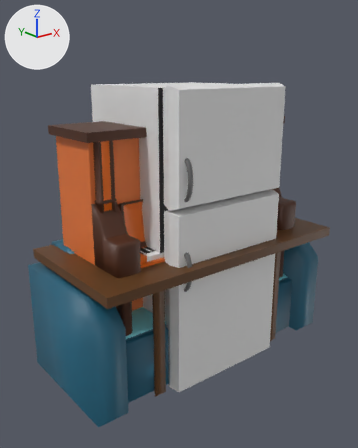
Two versions of the FBX model Assets/Meshes/Cenario/modelos.fbx, one commit apart.
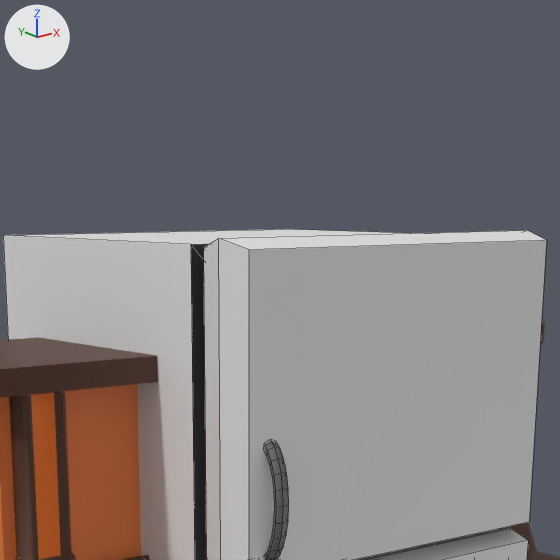
Old and new are each drawn whole from a 50 mm lens placed at (-2.87, -3.41, 2.68), pointed at (-0.11, 0.05, 1.3) and again close up on the part from 25% to 81% of the width and 0% to 45% of the height. Every picture has the same lights, and +X, +Y and +Z are marked at upper left. The close-ups show mesh edges as thin lines. Where no turn or scale is listed for an object, it has been applied to the vertices.

Before the edit, the objects in view are built like this:
```python
me_cube_012 = bpy.data.meshes.new('Cube.012')
me_cube_012.from_pydata(...)  # 1477 vertices, 1362 faces; spans x -1.11..1.11, y -0.4..0.54, z 0.01..2.23
me_cube_012.materials.append(mat_textura)  # picture img_textura_png
me_cube_013 = bpy.data.meshes.new('Cube.013')
me_cube_013.from_pydata(...)  # 208 vertices, 194 faces; spans x -0.58..0.64, y -0.58..0.73, z -0.02..2.56
me_cube_013.materials.append(mat_textura)  # picture img_textura_png
ob_geladeira = bpy.data.objects.new('Geladeira', me_cube_013)
ob_geladeira.location = (0.0, 0.0, 0.0)
ob_piano = bpy.data.objects.new('Piano', me_cube_012)
ob_piano.location = (0.0, 0.0, 0.0)
```
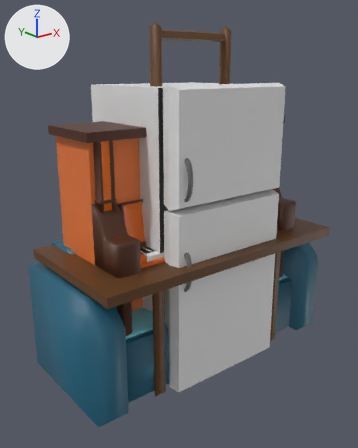
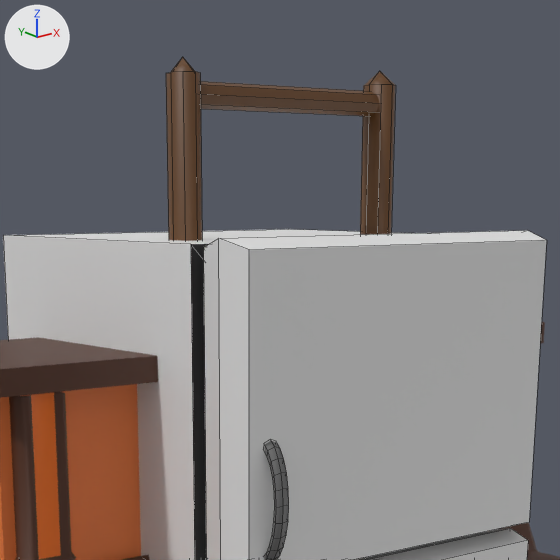
Commit message: mais modelos

The change, as a list of edits to the scene's bpy script:
```text
Add me_escada:
    me_escada.from_pydata(...)  # 132 vertices, 80 faces; spans x -0.43..0.43, y -0.06..0.06, z 0.01..3.04
    me_escada.materials.append(mat_textura)  # picture img_textura_png
Add ob_escada:
    ob_escada = bpy.data.objects.new('Escada', me_escada)
    ob_escada.location = (0.0, 0.0, 0.0)
```

Changed parts and their boxes (x1, y1, x2, y2) in the close-ups (560 x 560 px):
'Escada', added (brown)
    after: (166, 57, 396, 241)
